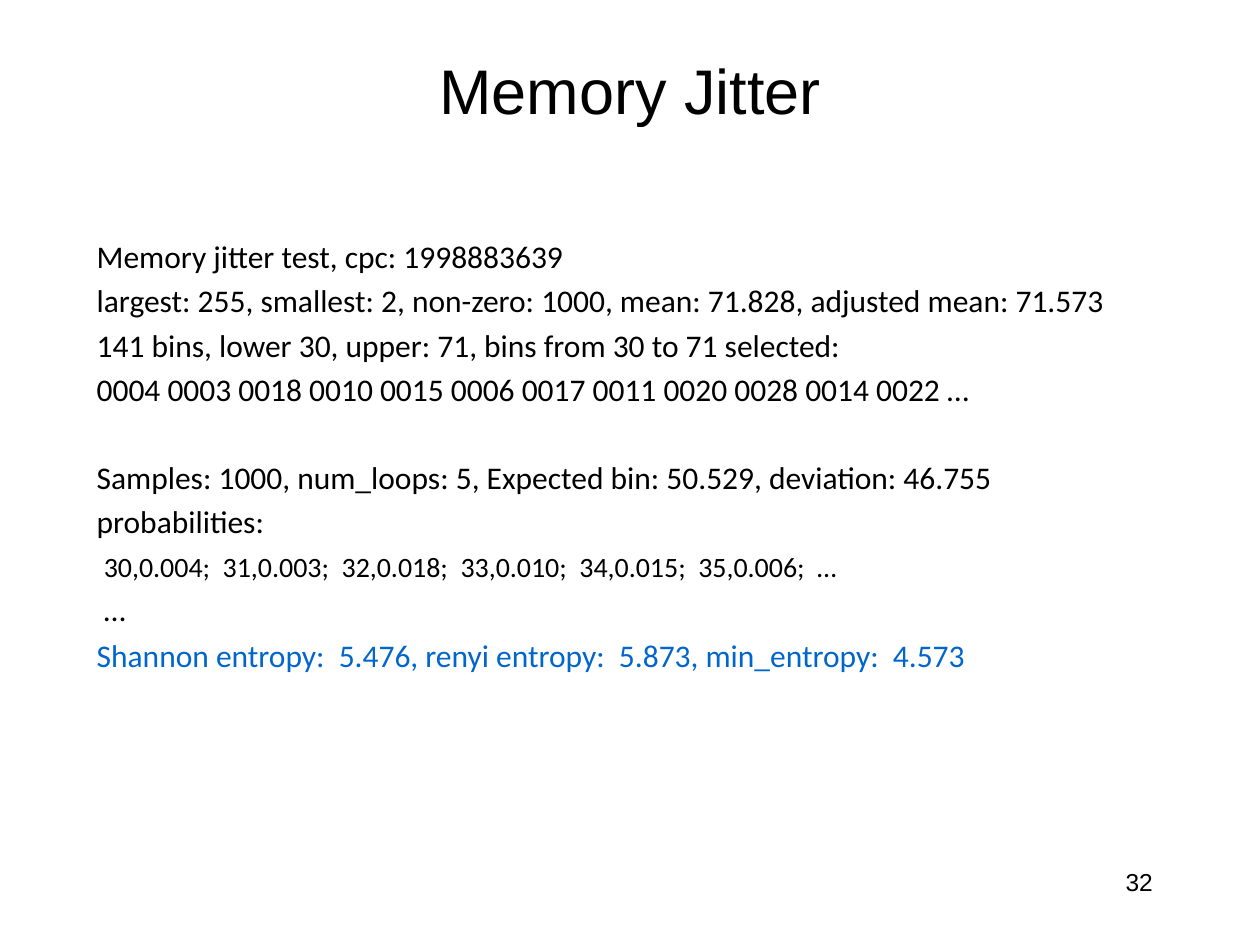
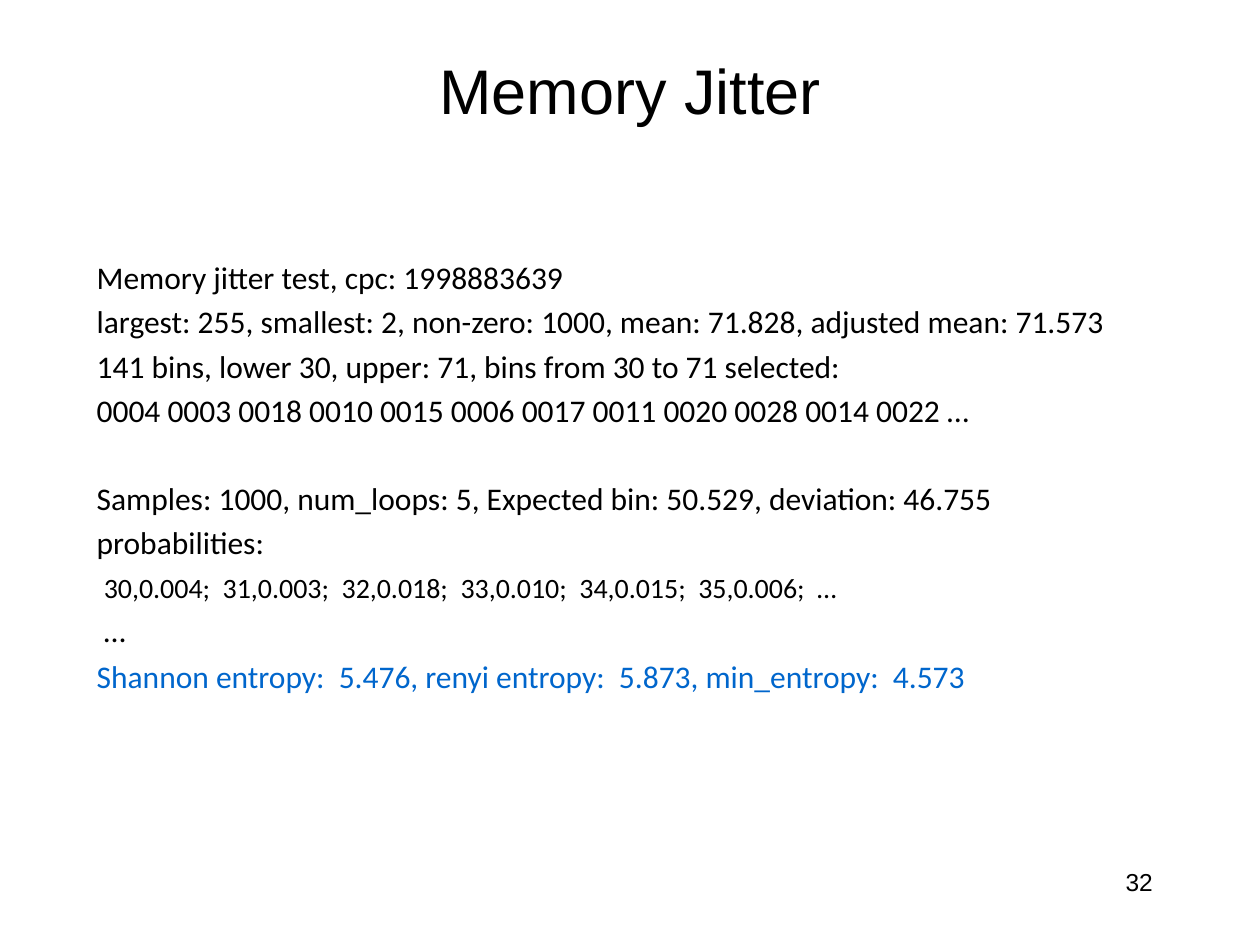
Before and after one commit to jlmucb/class_notes, a slide deck: slide 32 of BerkeleyClass/CS290Spring2013/Lectures/entropy_talk.pptx. Drawn at 1260x945 pixels with LibreOffice and Linux fonts; fonts in the diff are those of the drawing. Boxes give left, top, right and bottom in pixels: in the first picture for what was removed or moved away, otherwise in the second. Text is boxed around its words. In the diff, an @@ line names an element or a change of style, - is before the commit and + after.

```diff
--- a/BerkeleyClass/CS290Spring2013/Lectures/entropy_talk.pptx
+++ b/BerkeleyClass/CS290Spring2013/Lectures/entropy_talk.pptx
@@ text "Memory jitter test, cpc: 1998883639": place and size @@
-text "Memory jitter test, cpc: 1998883639" at <box>97,246,1104,672</box>
+text "Memory jitter test, cpc: 1998883639" at <box>97,267,1104,693</box>
```
Also in this commit, not shown: 18 other slides changed.
